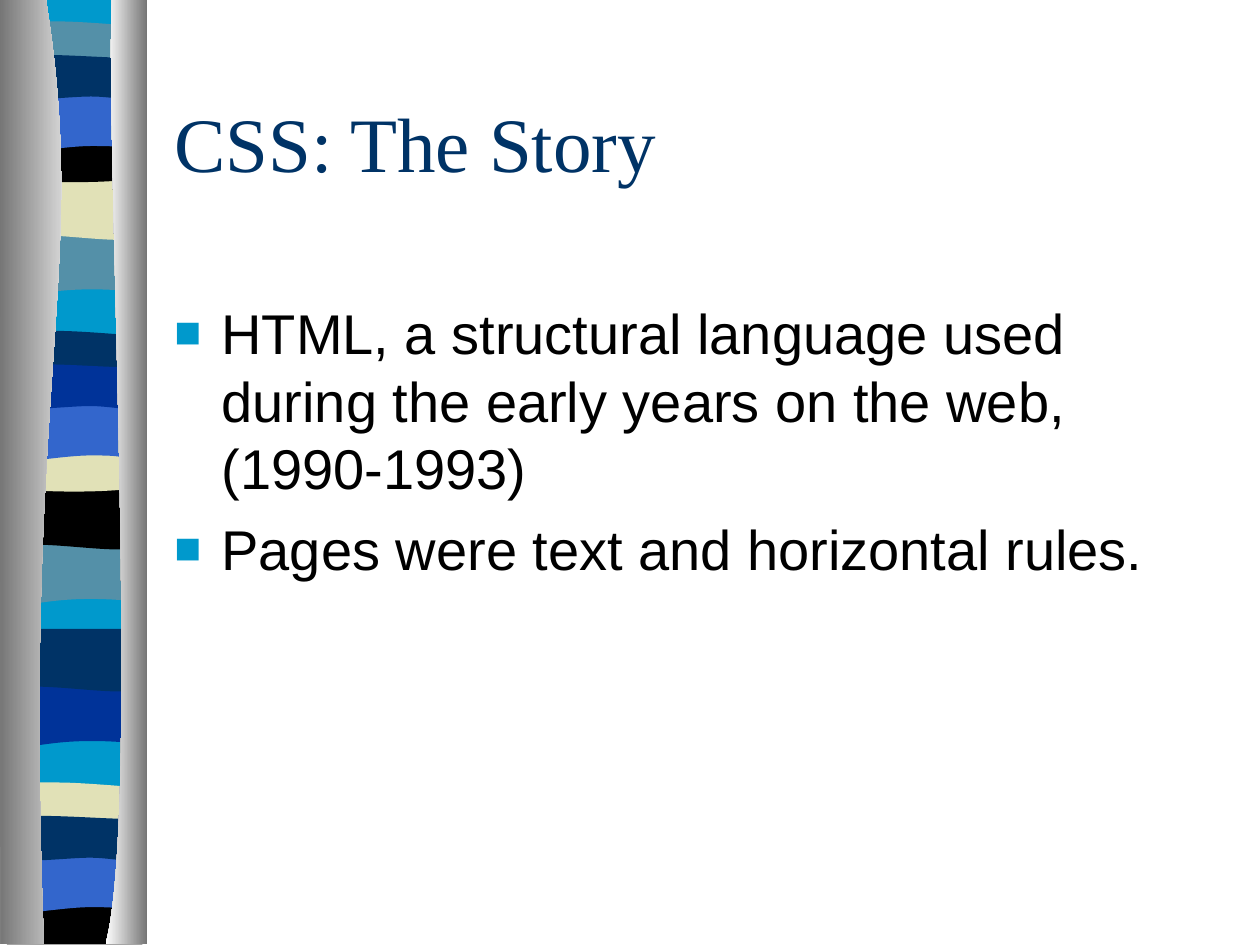
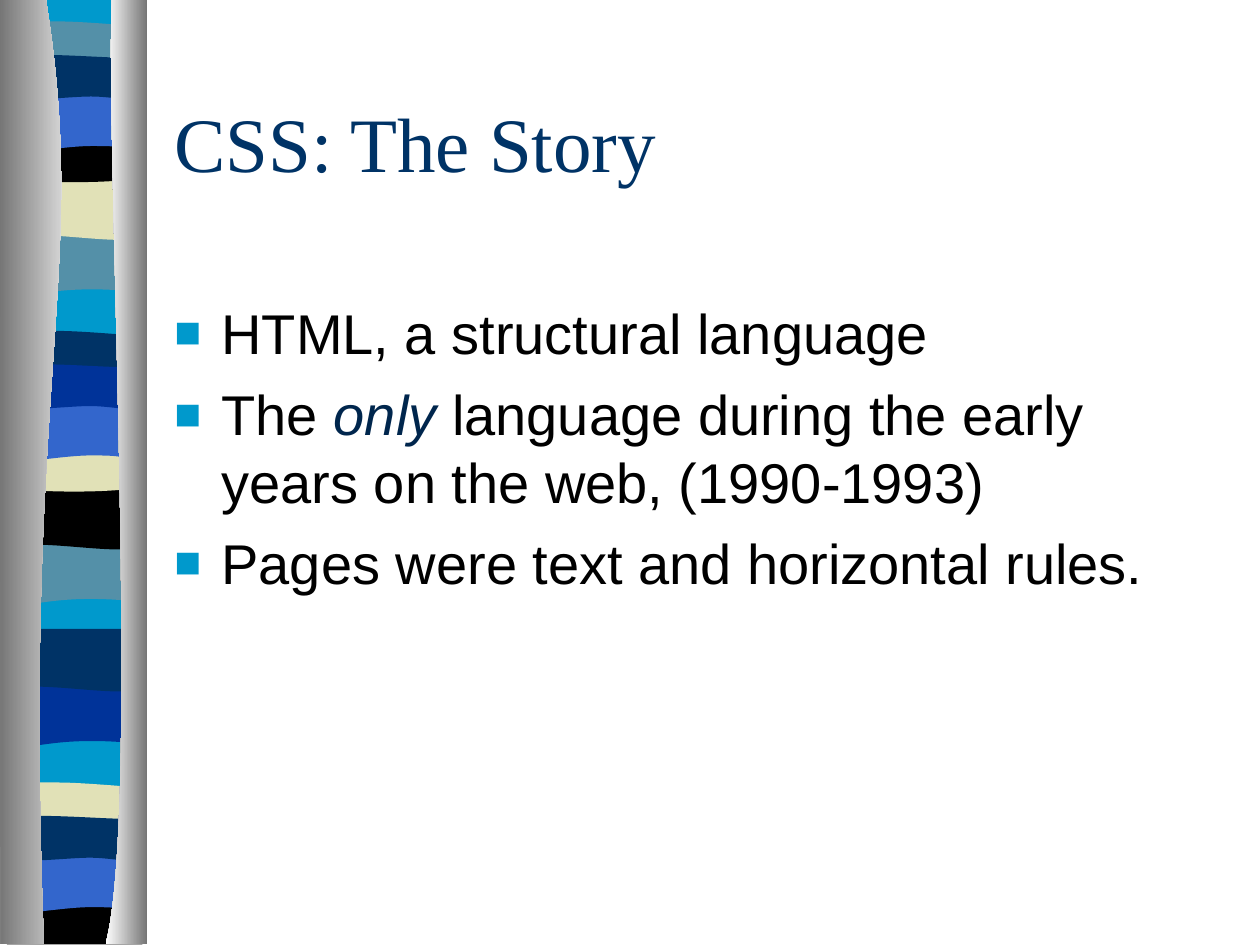
Before and after one commit to arhswebdesign/arhswebdesign.github.io, a slide deck: slide 2 of powerpoint/CSS_story.ppt. Drawn at 1260x945 pixels with LibreOffice and Linux fonts; fonts in the diff are those of the drawing. Boxes give left, top, right and bottom in pixels: in the first picture for what was removed or moved away, otherwise in the second. Text is boxed around its words. In the diff, an @@ line names an element or a change of style, - is before the commit and + after.

```diff
--- a/powerpoint/CSS_story.ppt
+++ b/powerpoint/CSS_story.ppt
@@ text at box(222, 313, 1084, 514): text changed @@
-■ HTML, a structural language used during the early years on the web, (1990-1993)
+■ HTML, a structural language
+■ The only language during the early years on the web, (1990-1993)
```
Also in this commit, not shown: 7 other slides changed.
